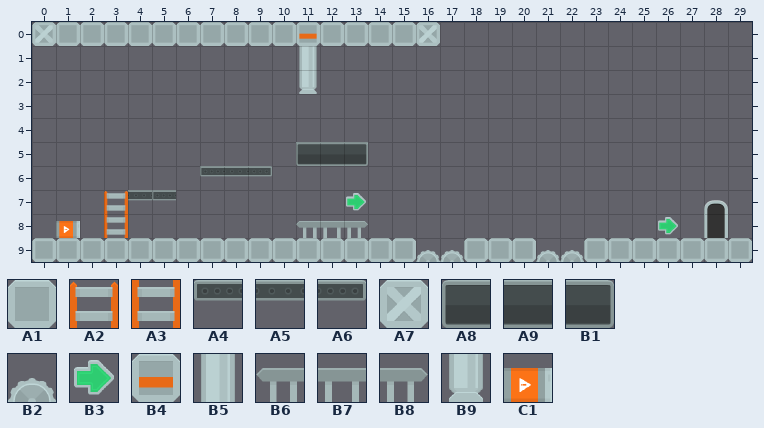
Two states of a Tiled map, src/main/resources/assets/levels/NerdStart3.tmx. That is the earlier state.
Cells are 70x70 px. Shown: x 0..29, y 0..9.
Key: from "_industrial": A1 28, A2 32, A3 46, A4 48, A5 49, A6 50, A7 56, A8 58, A9 59, B1 60, B2 67, B3 69, B4 70, B5 84, B6 86, B7 87, B8 88, B9 98, C1 106.
__ is an empty cell, ## one hidden under a higher layer.
Layer "Bottom" before, first column x 0:
 0 __ __ __ __ __ __ __ __ __ __ __ __ __ __ __ __ __ __ __ __ __ __ __ __ __ __ __ __ __ __
 1 __ __ __ __ __ __ __ __ __ __ __ __ __ __ __ __ __ __ __ __ __ __ __ __ __ __ __ __ __ __
 2 __ __ __ __ __ __ __ __ __ __ __ __ __ __ __ __ __ __ __ __ __ __ __ __ __ __ __ __ __ __
 3 __ __ __ __ __ __ __ __ __ __ __ __ __ __ __ __ __ __ __ __ __ __ __ __ __ __ __ __ __ __
 4 __ __ __ __ __ __ __ __ __ __ __ __ __ __ __ __ __ __ __ __ __ __ __ __ __ __ __ __ __ __
 5 __ __ __ __ __ __ __ __ __ __ __ A5 ## A5 __ __ __ __ __ __ __ __ __ __ __ __ __ __ __ __
 6 __ __ __ __ __ __ __ A4 A5 A6 __ __ __ __ __ __ __ __ __ __ __ __ __ __ __ __ __ __ __ __
 7 __ __ __ __ A5 A4 __ __ __ __ __ __ __ __ __ __ __ __ __ __ __ __ __ __ __ __ __ __ __ __
 8 __ C1 __ A3 __ __ __ __ __ __ __ B6 B7 B8 __ __ __ __ __ __ __ __ __ __ __ __ __ __ __ __
 9 A1 A1 A1 A1 A1 A1 A1 A1 A1 A1 A1 A1 A1 A1 A1 A1 __ __ A1 A1 A1 __ __ A1 A1 A1 A1 A1 A1 A1
Layer "overlay" before, first column x 0:
 0 A7 A1 A1 A1 A1 A1 A1 A1 A1 A1 A1 B4 A1 A1 A1 A1 A7 __ __ __
 1 __ __ __ __ __ __ __ __ __ __ __ B5 __ __ __ __ __ __ __ __
 2 __ __ __ __ __ __ __ __ __ __ __ B9 __ __ __ __ __ __ __ __
 3 __ __ __ __ __ __ __ __ __ __ __ __ __ __ __ __ __ __ __ __
 4 __ __ __ __ __ __ __ __ __ __ __ __ __ __ __ __ __ __ __ __
 5 __ __ __ __ __ __ __ __ __ __ __ A8 A9 B1 __ __ __ __ __ __
 6 __ __ __ __ __ __ __ __ __ __ __ __ __ __ __ __ __ __ __ __
 7 __ __ __ A2 __ __ __ __ __ __ __ __ __ B3 __ __ __ __ __ __
 8 __ __ __ __ __ __ __ __ __ __ __ __ __ __ __ __ __ __ __ __
 9 __ __ __ __ __ __ __ __ __ __ __ __ __ __ __ __ B2 B2 __ __
Now the later version:
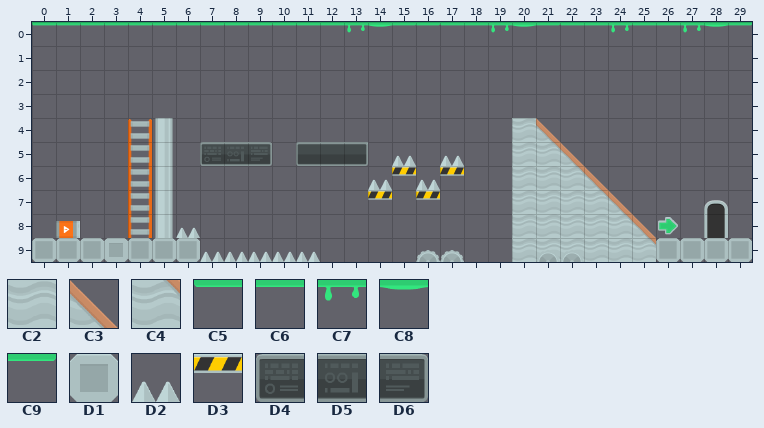
Further tiles: from "_industrial": C2 4, C3 5, C4 19, C5 23, C6 24, C7 25, C8 26, C9 27, D1 29, D2 51, D3 65, D4 72, D5 73, D6 74.
Changes in this commit:
Layer "Bottom":
Tile A2 is added in row 4 at x 4.
Tile A3 replaces tile A5 in row 7 at x 4.
Tile A3 is added in rows 5 to 6 at x 4; in row 8 at x 4.
Tile B5 replaces tile A4 in row 7 at x 5.
Tile B5 is added in rows 4 to 6 at x 5; in row 8 at x 5.
Tile C2 replaces tile A1 in row 9 at x 20 and 23 to 24.
Tile C2 is added in rows 4 to 5 at x 20; in row 6 at x 20 to 21; in row 7 at x 20 to 22; in row 8 at x 20 to 23; in row 9 at x 21 to 22.
Tile C3 is added in row 4 at x 21; in row 5 at x 22; in row 6 at x 23; in row 7 at x 24; in row 8 at x 25.
Tile C4 replaces tile A1 in row 9 at x 25.
Tile C4 is added in row 5 at x 21; in row 6 at x 22; in row 7 at x 23; in row 8 at x 24.
Tile C5 is added in row 0 at x 0 to 11, 17, 22 and 25.
Tile C6 is added in row 0 at x 12, 18, 23 and 26.
Tile C7 is added in row 0 at x 13, 19, 24 and 27.
Tile C8 is added in row 0 at x 14, 20 and 28.
Tile C9 is added in row 0 at x 15 to 16, 21 and 29.
Tile D1 replaces tile A1 in row 9 at x 3.
Tile D2 replaces tile A1 in row 9 at x 7 to 11.
Tile D2 is added in row 5 at x 15 and 17; in row 6 at x 14 and 16; in row 8 at x 6.
Tile D3 is added in row 6 at x 15 and 17; in row 7 at x 14 and 16.
Tile D4 is added in row 5 at x 7.
Tile D5 is added in row 5 at x 8.
Tile D6 is added in row 5 at x 9.
The edit erases tile A1 in row 9 at x 12 to 15 and 18 to 19.
The edit erases tile A3 in row 8 at x 3.
The edit erases tile A4 in row 6 at x 7.
The edit erases tile A5 in row 6 at x 8.
The edit erases tile A6 in row 6 at x 9.
The edit erases tile B6 in row 8 at x 11.
The edit erases tile B7 in row 8 at x 12.
The edit erases tile B8 in row 8 at x 13.
Layer "overlay":
The edit erases tile A1 in row 0 at x 1 to 10 and 12 to 15.
The edit erases tile A2 in row 7 at x 3.
The edit erases tile A7 in row 0 at x 0 and 16.
The edit erases tile B3 in row 7 at x 13.
The edit erases tile B4 in row 0 at x 11.
The edit erases tile B5 in row 1 at x 11.
The edit erases tile B9 in row 2 at x 11.
Boxes around the changes in both pictures, in picture pixels (x1, y1, x2, y2):
changed: (32, 22, 752, 94)
changed: (104, 118, 464, 262)
changed: (464, 118, 656, 262)
